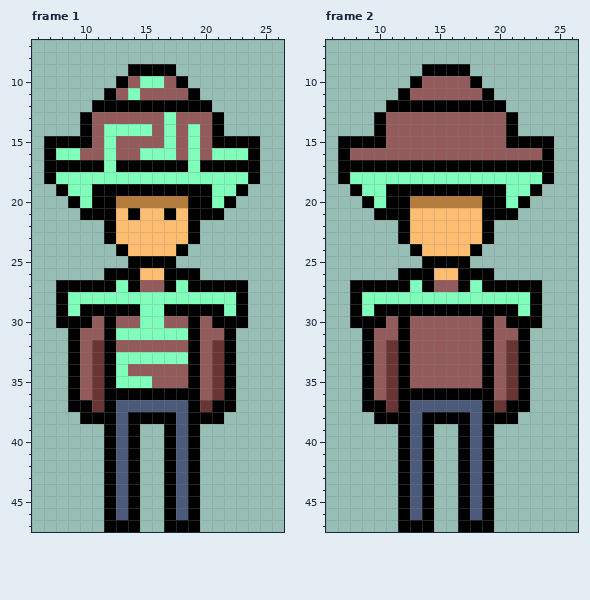
Pixel-art file: MechanicalSoldier.aseprite. Above, as it was before the edit.
32x48 pixels, 2 frames. Shown: frame 1: x 6..26, y 7..47; frame 2: x 6..26, y 7..47.
The same view after the edit:
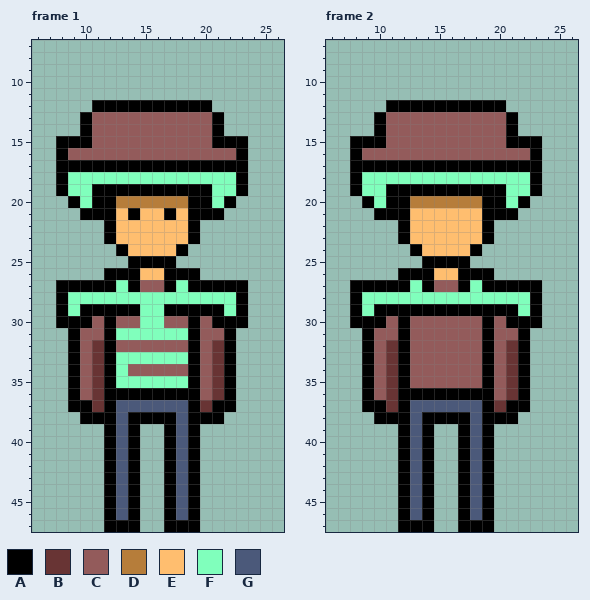
Palette (. is transparent): A #000000  B #683434  C #935b5b  D #b67d3a  E #ffbe6f  F #80ffbc  G #4b597a
The exact change:
Changed rows in their new state; - is an unchanged pixel.
Frame 1:
first column x 7:
 9 -------....-------
10 ------......------
11 -----........-----
13 ----------C-------
14 -----CCCC-C-C-----
15 .----C----C-C----.
16 .AC--C--CCC-C-CCA.
17 .----A------A----.
18 .A--------------A.
first column x 16:
35 FFF
Frame 2:
first column x 12:
 9 --....--
10 -......-
11 ........
first column x 7:
15 .----------------.
16 .A--------------A.
17 .----------------.
18 .A--------------A.
